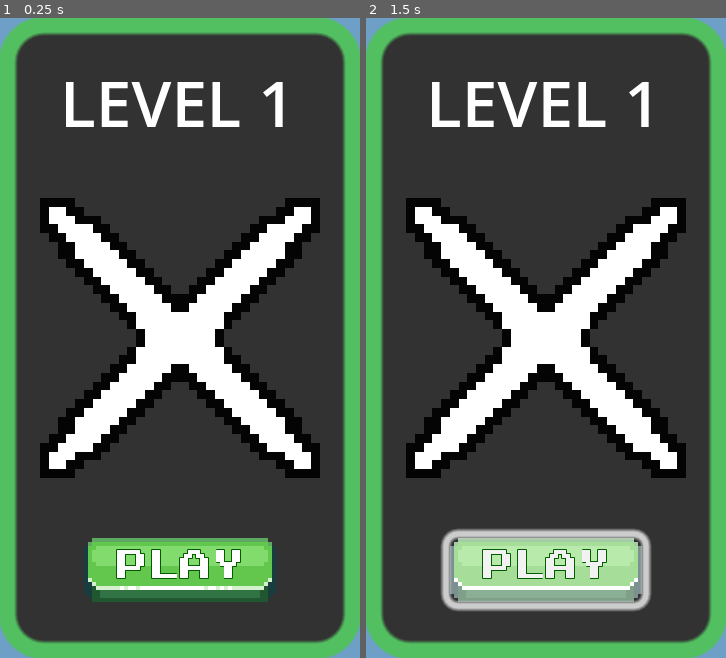
Above: before the commit, frames 1-2 (left to right).
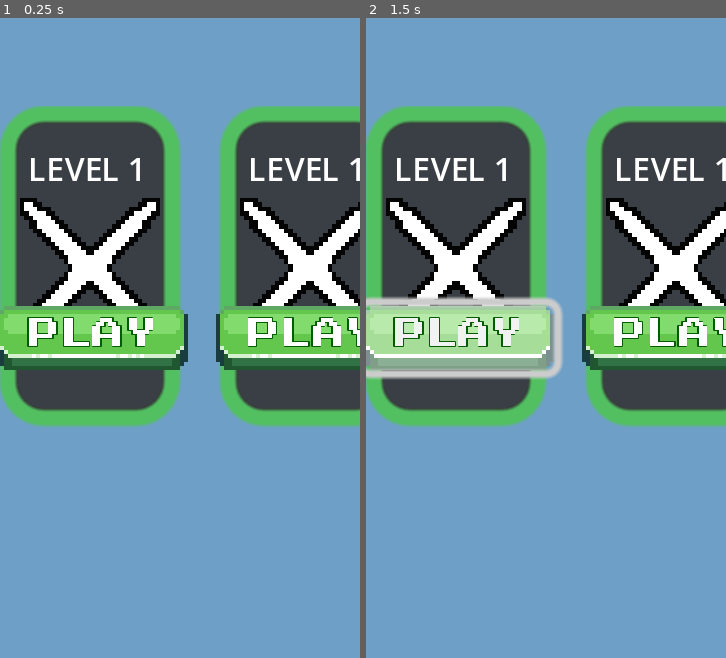
Above: after the commit, the same moments.

Repository: TrojanB/bullet_hell
Game: Godot game, scene res://scenes/level_selection.tscn
The game is run twice, just before and just after one commit, with the same random seed, the same clock (stepped at 60 frames per second) and the same inputs. This scene is started directly instead of the project's main scene.
Inputs:
- Up to frame 1 (0.25 s): no input
- Up to frame 2 (1.5 s): click "PLAY" at 0.5 s; click "PLAY" at 1.25 s

The runs differ from the first frame. In frame 1, 84% of the frame differs, in the area x 0-100%, y 0-100%; in frame 2, 85%.

Commit message:
scroll container fixed

Diff:
--- a/scenes/level_selection.tscn
+++ b/scenes/level_selection.tscn
@@ -30,6 +30,7 @@
 anchors_preset = 15
 anchor_right = 1.0
 anchor_bottom = 1.0
+offset_top = 22.0
 grow_horizontal = 2
 grow_vertical = 2
 horizontal_scroll_mode = 3
@@ -37,23 +38,36 @@
 
 [node name="HBoxContainer" type="HBoxContainer" parent="Panel/ScrollContainer"]
 layout_mode = 2
-size_flags_horizontal = 3
-size_flags_vertical = 3
-theme_override_constants/separation = 5
+theme_override_constants/separation = 10
 
-[node name="AspectRatioContainer" type="AspectRatioContainer" parent="Panel/ScrollContainer/HBoxContainer"]
+[node name="Level_Slot" parent="Panel/ScrollContainer/HBoxContainer" instance=ExtResource("1_2j8wu")]
 layout_mode = 2
+mouse_filter = 2
 
-[node name="Level_Slot" parent="Panel/ScrollContainer/HBoxContainer/AspectRatioContainer" instance=ExtResource("1_2j8wu")]
+[node name="Level_Slot2" parent="Panel/ScrollContainer/HBoxContainer" instance=ExtResource("1_2j8wu")]
 layout_mode = 2
-size_flags_horizontal = 4
-size_flags_vertical = 4
+mouse_filter = 2
 
-[node name="Level_Slot2" parent="Panel/ScrollContainer/HBoxContainer/AspectRatioContainer" instance=ExtResource("1_2j8wu")]
+[node name="Level_Slot3" parent="Panel/ScrollContainer/HBoxContainer" instance=ExtResource("1_2j8wu")]
 layout_mode = 2
+mouse_filter = 2
 
-[node name="Level_Slot3" parent="Panel/ScrollContainer/HBoxContainer/AspectRatioContainer" instance=ExtResource("1_2j8wu")]
+[node name="Level_Slot4" parent="Panel/ScrollContainer/HBoxContainer" instance=ExtResource("1_2j8wu")]
 layout_mode = 2
+mouse_filter = 2
 
-[node name="Level_Slot4" parent="Panel/ScrollContainer/HBoxContainer/AspectRatioContainer" instance=ExtResource("1_2j8wu")]
+[node name="Level_Slot5" parent="Panel/ScrollContainer/HBoxContainer" instance=ExtResource("1_2j8wu")]
 layout_mode = 2
+mouse_filter = 2
+
+[node name="Level_Slot6" parent="Panel/ScrollContainer/HBoxContainer" instance=ExtResource("1_2j8wu")]
+layout_mode = 2
+mouse_filter = 2
+
+[node name="Level_Slot7" parent="Panel/ScrollContainer/HBoxContainer" instance=ExtResource("1_2j8wu")]
+layout_mode = 2
+mouse_filter = 2
+
+[node name="Level_Slot8" parent="Panel/ScrollContainer/HBoxContainer" instance=ExtResource("1_2j8wu")]
+layout_mode = 2
+mouse_filter = 2
--- a/scenes/level_slot.tscn
+++ b/scenes/level_slot.tscn
@@ -1,6 +1,7 @@
-[gd_scene load_steps=5 format=3 uid="uid://qs3wmsh44i4a"]
+[gd_scene load_steps=6 format=3 uid="uid://qs3wmsh44i4a"]
 
 [ext_resource type="Texture2D" uid="uid://bd6gpeapl1e8s" path="res://GameSprites/SPAWN_INDICATORS/X.png" id="1_q5wpo"]
+[ext_resource type="Script" path="res://scripts/level_slot.gd" id="1_vgxew"]
 [ext_resource type="Theme" uid="uid://ky5myamsyvlm" path="res://Themes/play_btn.tres" id="2_7l1tc"]
 
 [sub_resource type="StyleBoxFlat" id="StyleBoxFlat_3jw2o"]
@@ -20,49 +21,17 @@
 
 [node name="Level_Slot" type="Control"]
 z_index = 2
-custom_minimum_size = Vector2(90, 160)
+custom_minimum_size = Vector2(45, 80)
 layout_mode = 3
 anchors_preset = 15
 anchor_right = 1.0
 anchor_bottom = 1.0
 grow_horizontal = 2
 grow_vertical = 2
+script = ExtResource("1_vgxew")
 
-[node name="Panel" type="Panel" parent="."]
-layout_mode = 1
-anchors_preset = 15
-anchor_right = 1.0
-anchor_bottom = 1.0
-grow_horizontal = 2
-grow_vertical = 2
-theme = SubResource("Theme_44h0a")
-
-[node name="Level_Name" type="Label" parent="Panel"]
-layout_mode = 1
-anchors_preset = 10
-anchor_right = 1.0
-offset_top = 10.0
-offset_bottom = 33.0
-grow_horizontal = 2
-text = "LEVEL 1"
-horizontal_alignment = 1
-
-[node name="Level_Image" type="TextureRect" parent="Panel"]
-layout_mode = 1
-anchors_preset = 8
-anchor_left = 0.5
-anchor_top = 0.5
-anchor_right = 0.5
-anchor_bottom = 0.5
-offset_left = -35.0
-offset_top = -35.0
-offset_right = 35.0
-offset_bottom = 35.0
-grow_horizontal = 2
-grow_vertical = 2
-texture = ExtResource("1_q5wpo")
-
-[node name="Button" type="Button" parent="Panel"]
+[node name="Button" type="Button" parent="."]
+z_index = 1
 layout_mode = 1
 anchors_preset = 7
 anchor_left = 0.5
@@ -77,3 +46,40 @@
 grow_vertical = 0
 theme = ExtResource("2_7l1tc")
 text = "PLAY"
+
+[node name="Panel" type="Panel" parent="."]
+layout_mode = 1
+anchors_preset = 15
+anchor_right = 1.0
+anchor_bottom = 1.0
+grow_horizontal = 2
+grow_vertical = 2
+mouse_filter = 2
+theme = SubResource("Theme_44h0a")
+
+[node name="Level_Name" type="Label" parent="Panel"]
+custom_minimum_size = Vector2(45, 10)
+layout_mode = 1
+anchors_preset = 10
+anchor_right = 1.0
+offset_top = 10.0
+offset_bottom = 33.0
+grow_horizontal = 2
+theme_override_font_sizes/font_size = 8
+text = "LEVEL 1"
+horizontal_alignment = 1
+
+[node name="Level_Image" type="TextureRect" parent="Panel"]
+layout_mode = 1
+anchors_preset = 8
+anchor_left = 0.5
+anchor_top = 0.5
+anchor_right = 0.5
+anchor_bottom = 0.5
+offset_left = -17.5
+offset_top = -17.5
+offset_right = 17.5
+offset_bottom = 17.5
+grow_horizontal = 2
+grow_vertical = 2
+texture = ExtResource("1_q5wpo")
--- /dev/null
+++ b/scripts/level_slot.gd
@@ -0,0 +1,7 @@
+extends Control
+
+@onready var panel = $Panel
+
+# Called when the node enters the scene tree for the first time.
+func _ready():
+	panel.MOUSE_FILTER_IGNORE
